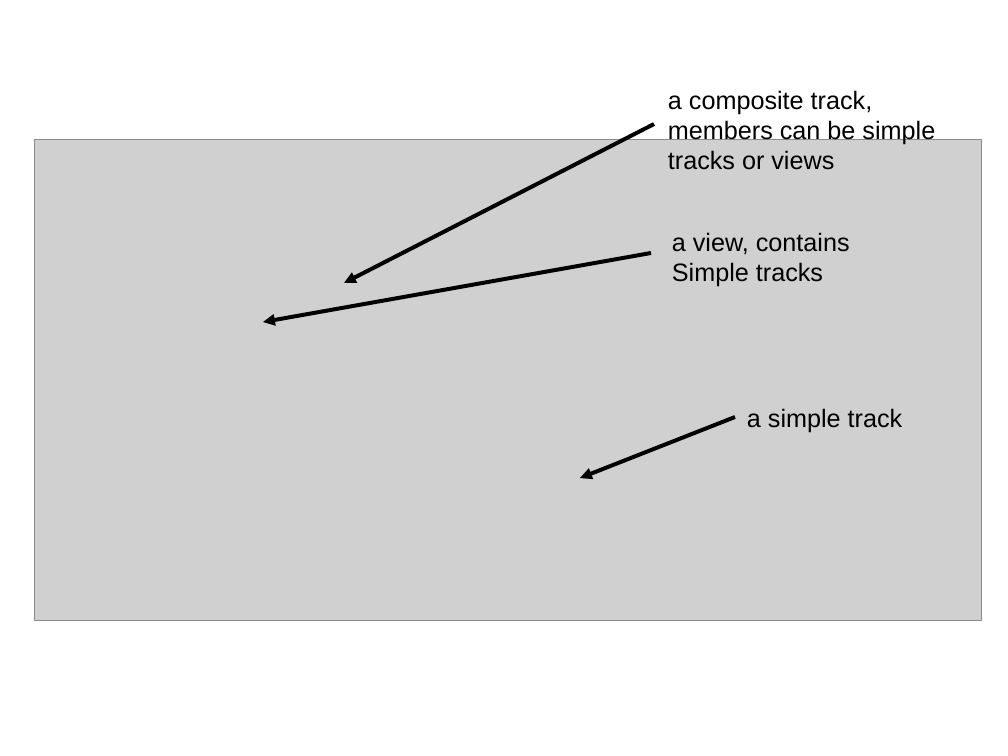
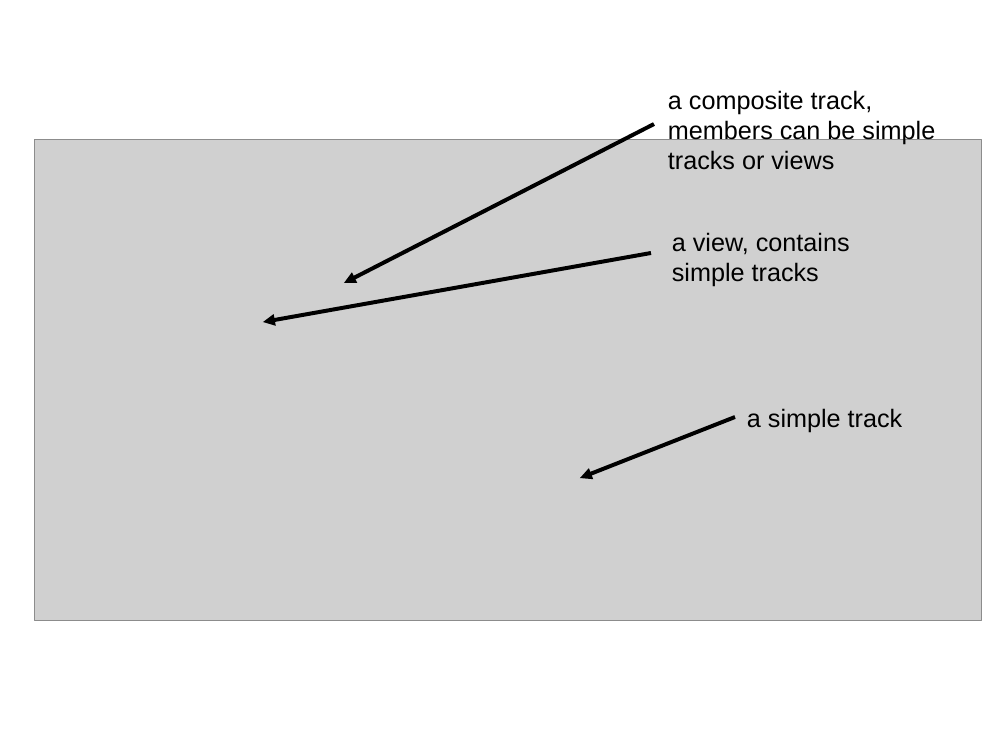
Before and after one commit to Ensembl/trackhub-registry, a slide deck: slide 8 of docs/code_review_07-05-15/talk.odp. Drawn at 1008x756 pixels with LibreOffice and Linux fonts; fonts in the diff are those of the drawing; grey boxes stand for pictures; background and template pictures are left out. Boxes give left, top, right and bottom in pixels: in the first picture for what was removed or moved away, otherwise in the second. Text is boxed around its words. In the diff, an @@ line names an element or a change of style, - is before the commit and + after.

```diff
--- a/docs/code_review_07-05-15/talk.odp
+++ b/docs/code_review_07-05-15/talk.odp
@@ text at (x1=672, y1=262, x2=819, y2=287): text changed @@
-Simple tracks
+simple tracks
```
Also in this commit, not shown: 4 slides added, 1 other file.
